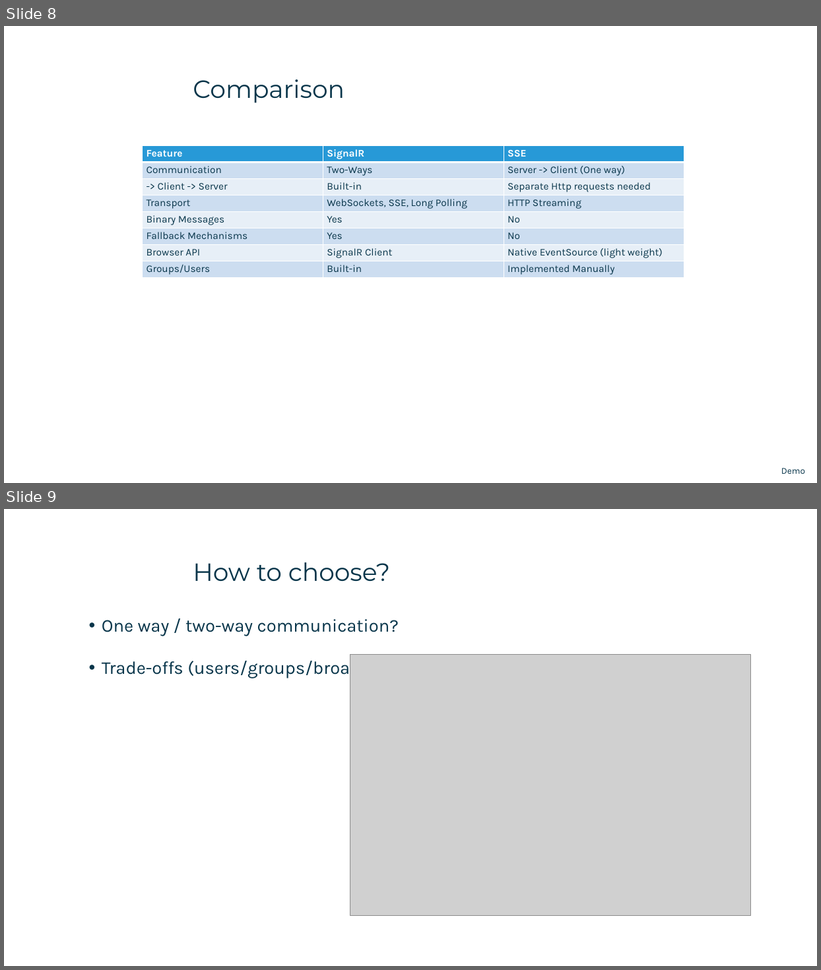
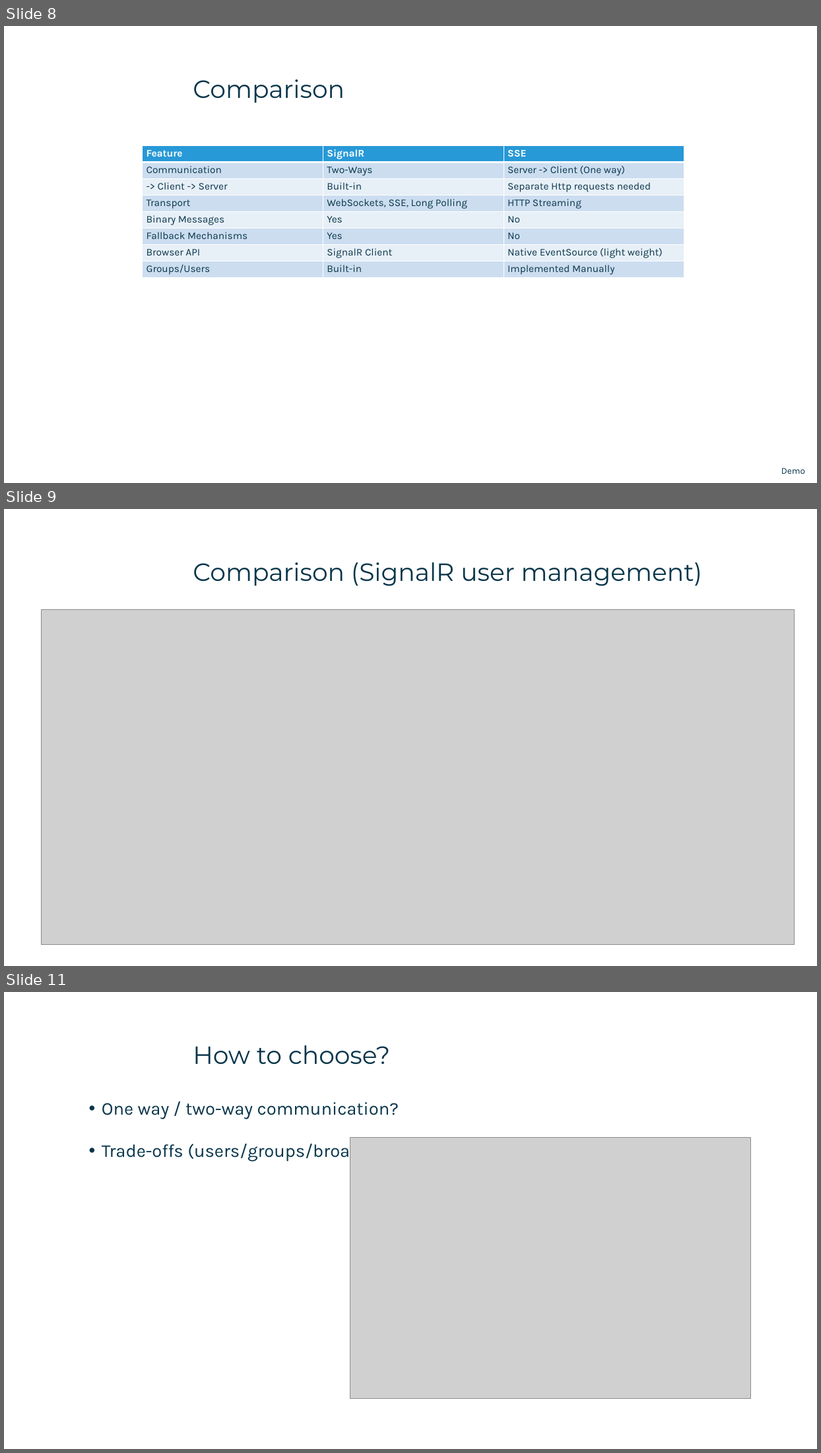
Before and after one commit to tiger4589/sse-signalr-demo, a slide deck: SSE vs SignalR.pptx. Shown one above the other, each under a label of ours: slides 8 and 9 before the commit, slides 8, 9 and 11 after it; the slides between them are not shown. The pictures are 821x970 and 821x1453 pixels, drawn with LibreOffice and Linux fonts; fonts in the diff are those of the drawing; grey boxes stand for pictures; background and template pictures are left out. Boxes give left, top, right and bottom in pixels: in the first picture for what was removed or moved away, otherwise in the second. Text is boxed around its words. In the diff, an @@ line names an element or a change of style, - is before the commit and + after.

```diff
--- a/SSE vs SignalR.pptx
+++ b/SSE vs SignalR.pptx
@@ slide 9 added at box(4, 509, 817, 966), background #FFFFFF @@
@@ title added at box(193, 562, 702, 586), 44 pt, text #08354A @@
+Comparison (SignalR user management)
@@ picture added at box(41, 610, 795, 945) @@
@@ what was slide 9 is now slide 11 @@
```
Also in this commit, not shown: 1 other slide added, 6 other files.
